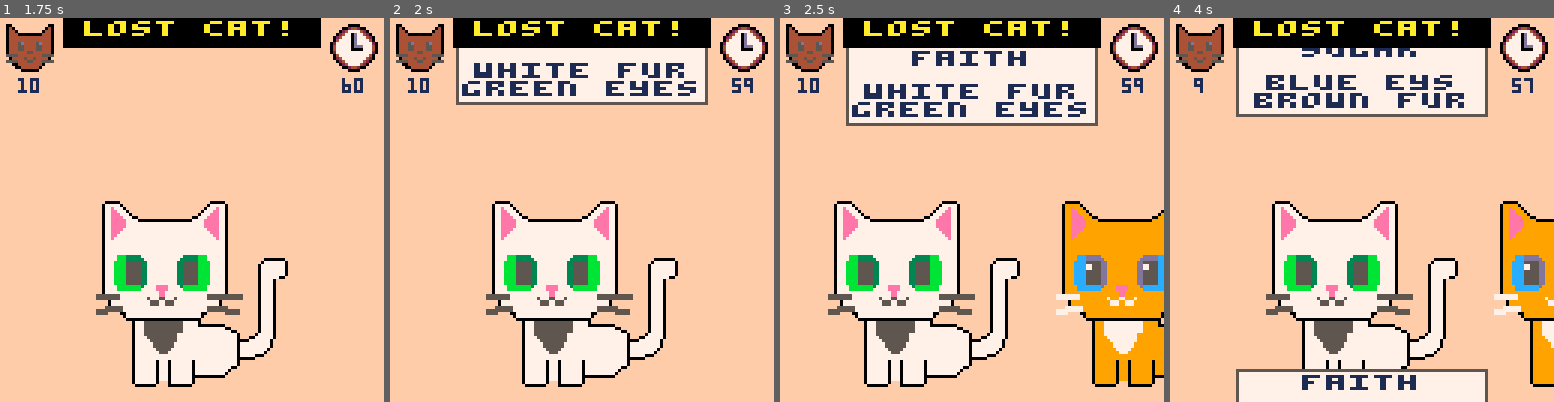
Above: before the commit, frames 1-4 (left to right).
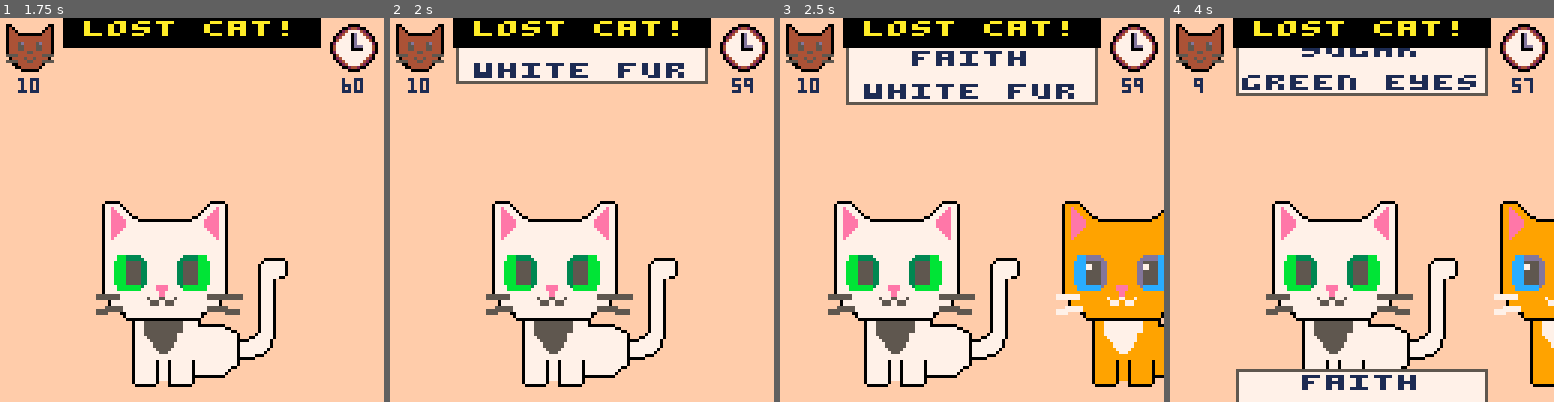
Above: after the commit, the same moments.

Repository: pcal43/pico8-papurrs-please
Game: PICO-8 cartridge pico8-home/carts/lost-cats.p8
Same seed, same stepped clock (60 frames per second), same inputs: the game is played once before the commit and once after it.
Inputs:
- Up to frame 1 (1.75 s): tap X (X key) at 0.33, 1.07 s; tap O (Z key) at 0.7, 1.7 s; hold Right from 1.6 s (still down)
- Up to frame 2 (2 s): keep holding Right; tap X (X key) at 1.85 s
- Up to frame 3 (2.5 s): release Right at 2.1 s; tap O (Z key) at 2.1 s; hold Right from 2.47 s (still down)
- Up to frame 4 (4 s): tap O (Z key) every 0.4 s from 2.5 to 3.7 s; tap X (X key) at 2.97 s; release Right at 3.03 s; hold Left 3.08-3.58 s

Frame 1 is identical in both runs. In frame 2, 4.1% of the frame differs, in the area x 17-83%, y 16-23%; in frame 3, 4.1%; in frame 4, 4.6%, in the area x 17-83%, y 14-26%.

Commit message:
checkpoint

Diff:
--- a/pico8-home/carts/src/GameScreen.lua
+++ b/pico8-home/carts/src/GameScreen.lua
@@ -23,7 +23,7 @@
     self.catList = {}
     self.catListSize = 10
 
-    self.posters = generate_posters(10, 1, 2)
+    self.posters = generatePosters(10, 1, 1)
 
     for i=1,self.catListSize do
         local fidx = ((i - 1) % #TraitValues[FUR_COLOR]) + 1
--- a/pico8-home/carts/src/Global.lua
+++ b/pico8-home/carts/src/Global.lua
@@ -62,26 +62,66 @@
 end
 
 function pickUniqueIntegers(count, minValue, maxValue)
-  local pool = {}
-  local results = {}
+    local pool = {}
+    local results = {}
 
-  -- 1. fill the pool with all possible numbers
-  for i=minValue,maxValue do
-    add(pool, i)
-  end
+    -- 1. fill the pool with all possible numbers
+    for i=minValue,maxValue do
+        add(pool, i)
+    end
 
-  -- 2. pick 'count' numbers from the pool
-  for i=1,count do
-    -- pick a random index based on current pool size
-    local idx = flr(rnd(#pool)) + 1
+    -- 2. pick 'count' numbers from the pool
+    for i=1,count do
+        -- pick a random index based on current pool size
+        local idx = flr(rnd(#pool)) + 1
 
-    -- add the value at that index to our results
-    local val = pool[idx]
-    add(results, val)
+        -- add the value at that index to our results
+        local val = pool[idx]
+        add(results, val)
 
-    -- remove it from the pool so it can't be picked again
-    del(pool, val)
-  end
+        -- remove it from the pool so it can't be picked again
+        del(pool, val)
+    end
 
-  return results
+    return results
 end
+
+-- Returns true if the table is empty or has only consecutive integer keys starting at 1
+function isArray(t)
+    if type(t) ~= "table" then return false end
+
+    local count = 0
+    for _ in pairs(t) do count = count + 1 end
+    if count == 0 then return true end
+
+    return #t == count
+end
+
+-- Returns true if the table is a map (not an array)
+-- Arrays have consecutive integer keys 1,2,3... Maps have sparse/non-sequential keys
+function isMap(t)
+    if type(t) ~= "table" then return false end
+    return not isArray(t)
+end
+
+-- Assertions
+function requireArray(val, name)
+    requireNonNil(val)
+    name = name or "value"
+    assert(isArray(val), name.." must be a sequential array; found "..type(val))
+end
+
+function requireMap(val, name)
+    requireNonNil(val)
+    name = name or "value"
+    assert(isMap(val), name.." must be a key-value map; found "..type(val))
+end
+
+function mapSize(val)
+    requireNonNil(val, "mapSize input")
+    local count = 0
+    for _ in pairs(val) do
+        count = count + 1
+    end
+    return count
+end
--- a/pico8-home/carts/src/Poster.lua
+++ b/pico8-home/carts/src/Poster.lua
@@ -4,6 +4,7 @@
     self.name = requireNonNil(name)
     self.isFemale = requireNonNil(isFemale)
     self.traits = requireNonNil(traits)
+    self.traitCount = mapSize(traits)
     self.x = SCREEN_WIDTH / 2
     self.y = POSTER_NEW_DISPLAY_POS
     self.targetY = POSTER_TOP_DISPLAY_POS
@@ -23,8 +24,7 @@
     end
 
     function self.draw()
-        local traitCount = #self.traits
-        local posterHeight = 2 + TEXT_HEIGHT + (2 * TRAIT_SPACING) + (traitCount * (TEXT_HEIGHT + TRAIT_SPACING)) + 2
+        local posterHeight = 2 + TEXT_HEIGHT + (2 * TRAIT_SPACING) + (self.traitCount * (TEXT_HEIGHT + TRAIT_SPACING)) + 2
 
         local rx = self.x - POSTER_WIDTH / 2
         rectfill(rx, self.y, rx + POSTER_WIDTH - 1, self.y + posterHeight, WHITE) -- white
@@ -53,11 +53,28 @@
     -- traits in the given traits array.  Specifically, this is true if and only if there is
     -- no TraitKey 'x' such that self.traits[x] does not equal traits[x]
     function self.isMatch(traits)
+        requireMap(traits)
+        requireMap(self.traits)
+        printh("=== isMatch checking for "..self.name.." ===")
+        printh("poster has "..#self.traits.." traits")
         for trait_key, trait_value in pairs(self.traits) do
-            if traits[trait_key] != trait_value then
+            printh("checking trait_key="..trait_key)
+            printh("  poster trait_value.name="..trait_value.name)
+            local cat_trait = traits[trait_key]
+            if cat_trait then
+                printh("  cat trait_value.name="..cat_trait.name)
+                if cat_trait != trait_value then
+                    printh("  MISMATCH!")
+                    return false
+                else
+                    printh("  match ok")
+                end
+            else
+                printh("  cat has no trait for key "..trait_key)
                 return false
             end
         end
+        printh("all traits matched!")
         return true
     end
 
@@ -66,7 +83,7 @@
 end
 
 -- Returns a list of n Poster objects.  Every poster will be for a cat with a unique name.
-function generate_posters(count, minTraits, maxTraits)
+function generatePosters(count, minTraits, maxTraits)
   printh("IN")
     minTraits = requireNonNil(minTraits)
     maxTraits = requireNonNil(maxTraits)
@@ -79,16 +96,15 @@
         local numTraits = minTraits + flr(rnd(maxTraits - minTraits + 1))
         -- select random trait keys
         local traitKeys = pickUniqueIntegers(numTraits, 1, TRAIT_TYPE_COUNT)
-        -- build traits array
+        -- build traits map
         local traits = {}
         for j = 1, #traitKeys do
             local traitKey = traitKeys[j]
             local possibleValues = TraitValues[traitKey]
-
             -- pick a random value using #
             local selectedValue = possibleValues[flr(rnd(#possibleValues)) + 1]
 
-            add(traits, selectedValue)  -- use add() to append to array
+            traits[traitKey] = selectedValue  -- use trait key to create map
         end
 
         local name = requireNonNil(get_cat_name(name_indeces[i]), "nil cat name returned ("..name_indeces[i]..")")
--- a/pico8-home/carts/src/Traits.lua
+++ b/pico8-home/carts/src/Traits.lua
@@ -1,6 +1,3 @@
-
-
-
 TraitValues = {}
 
 TraitValues[FUR_PATTERN] = {
@@ -22,90 +19,90 @@
     },
     {
       name = "pink collar",
-      color = 14
+      color = PINK
     },
     {
       name = "green collar",
-      color = 3
+      color = DARK_GREEN
     }
 }
 
 TraitValues[FUR_COLOR] = {
    {
      name = "white fur",
-     fur = 7,
-     stripes = 6,
-     whiskers = 5,
-     nose = 14,
-     outline = 0
+     fur = WHITE,
+     stripes = LIGHT_GRAY,
+     whiskers = DARK_GRAY,
+     nose = PINK,
+     outline = BLACK
    },
    {
      name = "orange fur",
-     fur = 9,
-     stripes = 4,
-     whiskers = 7,
-     nose = 14,
-     outline = 0
+     fur = ORANGE,
+     stripes = BROWN,
+     whiskers = WHITE,
+     nose = PINK,
+     outline = BLACK
    },
    {
      name = "gray fur",
-     fur = 5,
-     stripes = 6,
-     whiskers = 7,
-     nose = 9,
-     outline = 0
+     fur = DARK_GRAY,
+     stripes = LIGHT_GRAY,
+     whiskers = WHITE,
+     nose = ORANGE,
+     outline = BLACK
    },
    {
      name = "black fur",
-     fur = 0,
-     stripes = 1,
-     whiskers = 7,
-     nose = 9,
-     outline = 5
+     fur = BLACK,
+     stripes = DARK_BLUE,
+     whiskers = WHITE,
+     nose = ORANGE,
+     outline = DARK_GRAY
    },
    {
      name = "brown fur",
-     fur = 4,
-     stripes = 9,
-     whiskers = 7,
-     nose = 9,
-     outline = 0
+     fur = BROWN,
+     stripes = ORANGE,
+     whiskers = WHITE,
+     nose = ORANGE,
+     outline = BLACK
    }
 }
 
 TraitValues[EYE_COLOR] = {
    {
      name = "green eyes",
-     inner = 3,
-     outer = 11
+     inner = DARK_GREEN,
+     outer = GREEN
    },
    {
-     name = "blue eys",
-     inner = 13,
-     outer = 12
+     name = "blue eyes",
+     inner = INDIGO,
+     outer = BLUE
    },
    {
      name = "golden eyes",
-     inner = 9,
-     outer = 10
+     inner = ORANGE,
+     outer = YELLOW
    }
 }
 
 TraitValues[EAR_COLOR] = {
    {
      name = "pink ears",
-     inner = 3,
-     outer = 11
+     inner = DARK_GREEN,
+     outer = GREEN
    },
    {
      name = "white ears",
-     inner = 13,
-     outer = 12
+     inner = INDIGO,
+     outer = BLUE
    },
    {
      name = "black ears",
-     inner = 9,
-     outer = 10
+     inner = ORANGE,
+     outer = YELLOW
    }
 }
 
